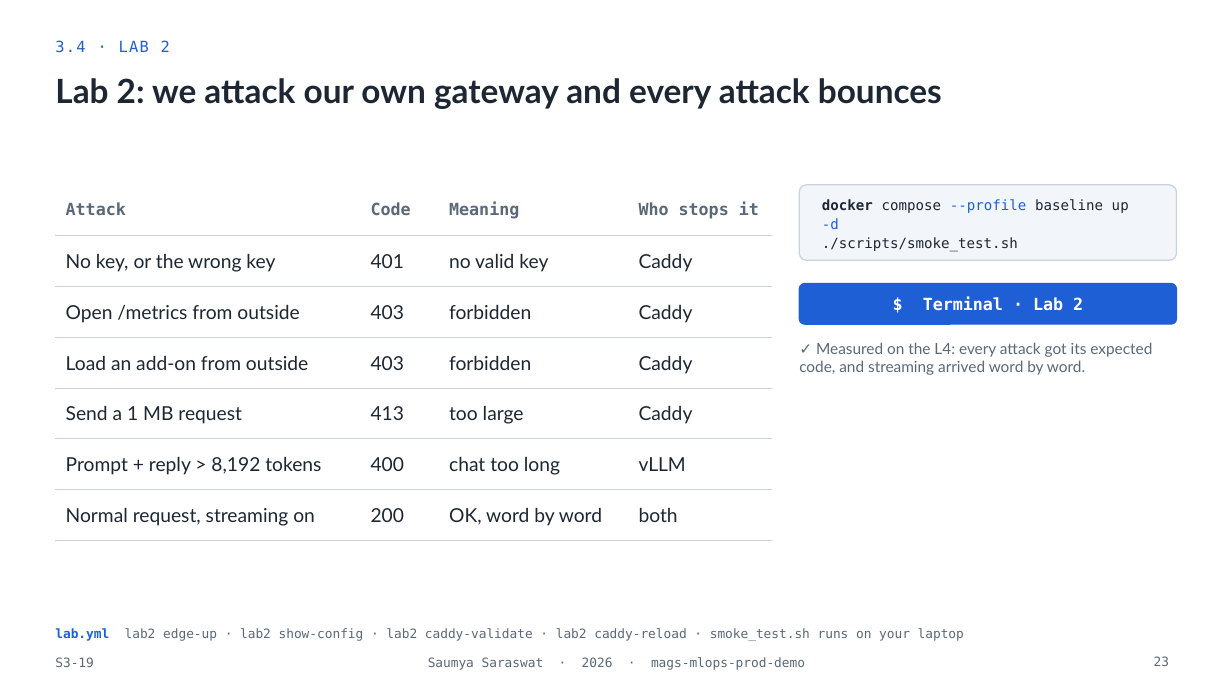
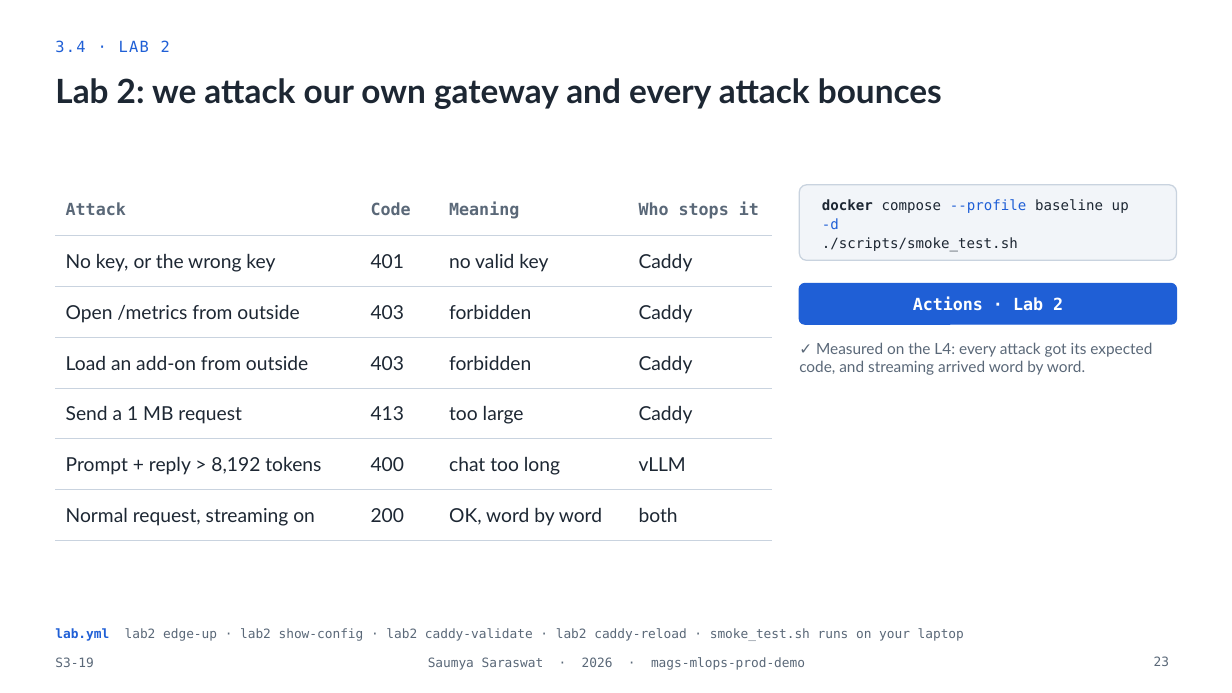
Before and after one commit to MagmaCubes1133/mags-mlops-prod-demo, a slide deck: slide 23 of docs/slides/From-Model-Weights-to-Production-Endpoints_Saumya-Saraswat.pptx. Drawn at 1232x693 pixels with LibreOffice and Linux fonts; fonts in the diff are those of the drawing; background and template pictures are left out. Boxes give left, top, right and bottom in pixels: in the first picture for what was removed or moved away, otherwise in the second. Text is boxed around its words. In the diff, an @@ line names an element or a change of style, - is before the commit and + after.

```diff
--- a/docs/slides/From-Model-Weights-to-Production-Endpoints_Saumya-Saraswat.pptx
+++ b/docs/slides/From-Model-Weights-to-Production-Endpoints_Saumya-Saraswat.pptx
@@ text in rounded rectangle at (913,296,1063,311): text changed @@
-$ Terminal · Lab 2
+Actions · Lab 2
```
Also in this commit, not shown: 9 other slides changed.
